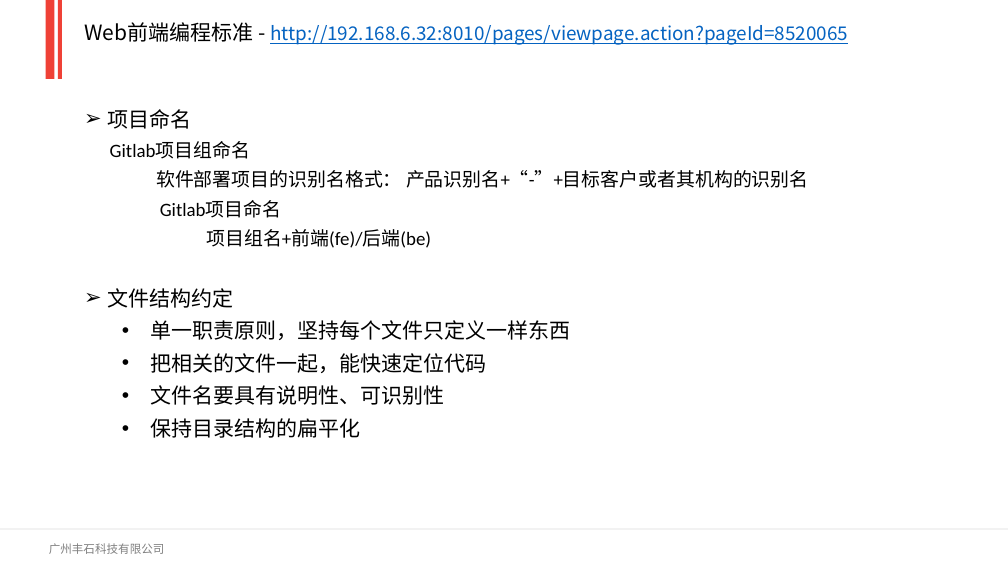
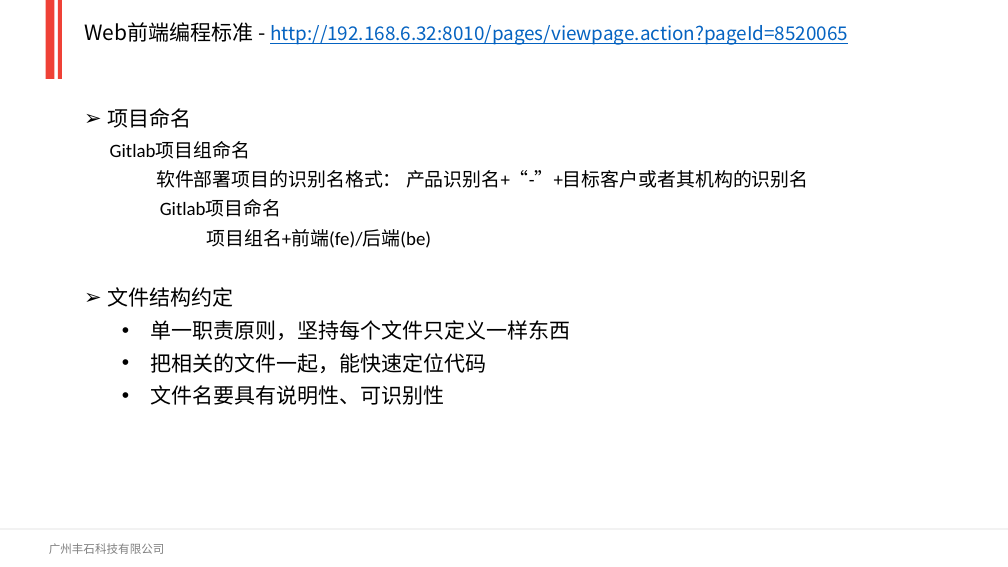
Before and after one commit to Raj6666/angular-training-demo, a slide deck: slide 6 of 培训文档/Web前端研发标准培训Latest.pptx. Drawn at 1008x567 pixels with LibreOffice and Linux fonts; fonts in the diff are those of the drawing; background and template pictures are left out. Boxes give left, top, right and bottom in pixels: in the first picture for what was removed or moved away, otherwise in the second. Text is boxed around its words. In the diff, an @@ line names an element or a change of style, - is before the commit and + after.

```diff
--- a/培训文档/Web前端研发标准培训Latest.pptx
+++ b/培训文档/Web前端研发标准培训Latest.pptx
@@ text at [150, 418, 360, 438]: paragraph removed @@
-  • 保持目录结构的扁平化
```
Also in this commit, not shown: 7 other slides changed, 2 slides added, 2 other files.
